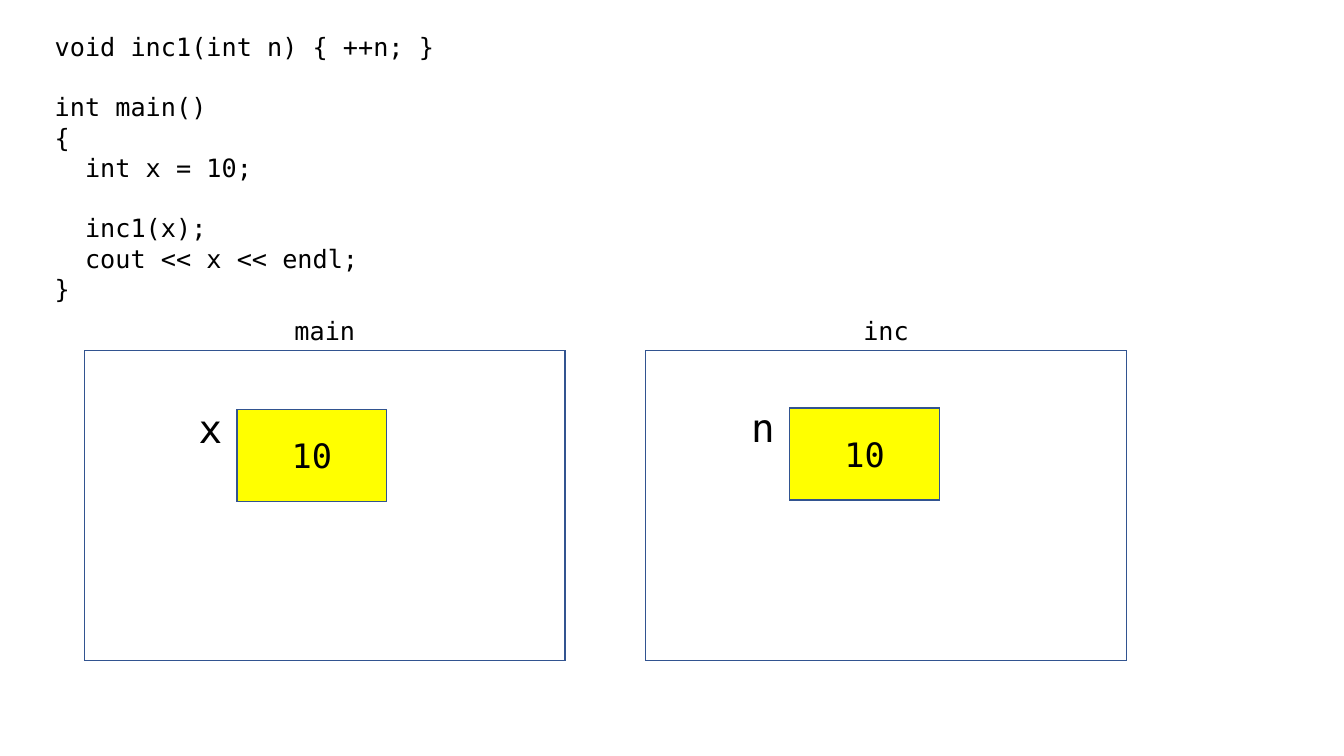
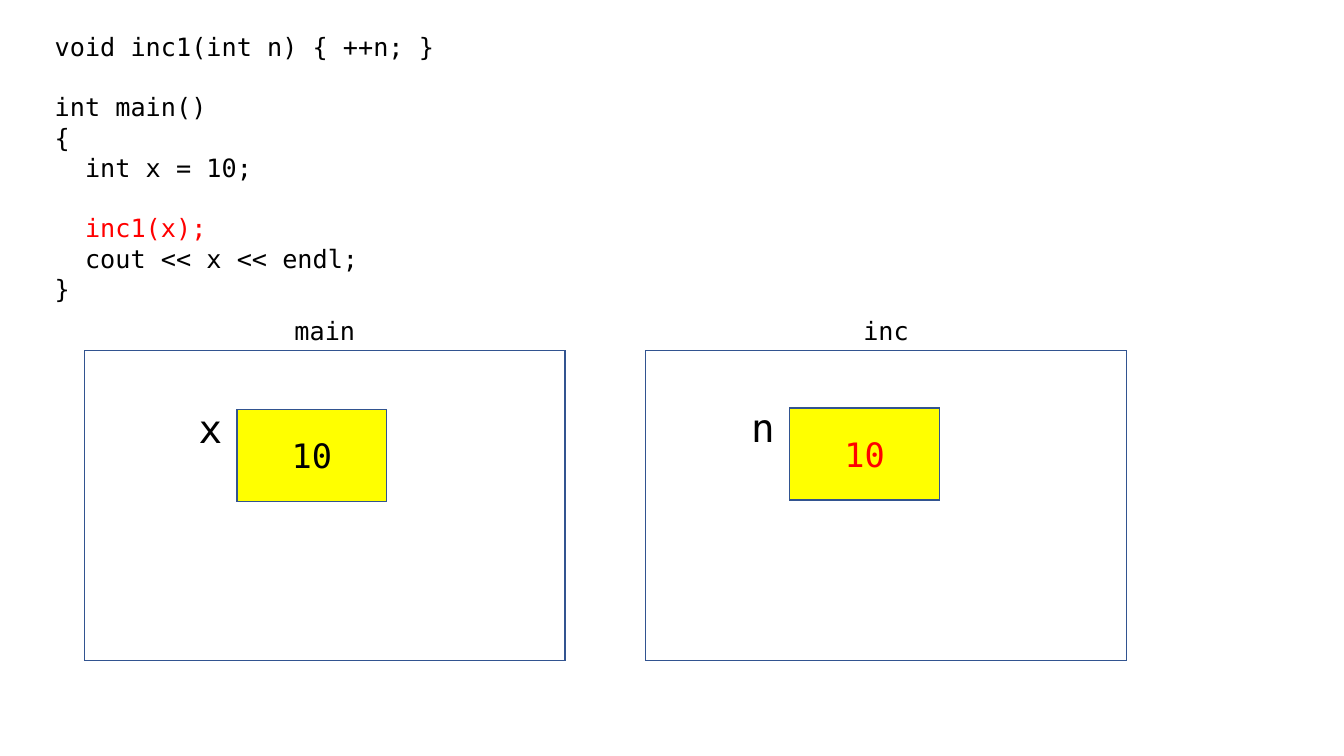
Before and after one commit to yoondev-classroom/cpp_221114, a slide deck: slide 5 of 221114.pptx. Drawn at 1344x756 pixels with LibreOffice and Linux fonts; fonts in the diff are those of the drawing. Boxes give left, top, right and bottom in pixels: in the first picture for what was removed or moved away, otherwise in the second. Text is boxed around its words. In the diff, an @@ line names an element or a change of style, - is before the commit and + after.

```diff
--- a/221114.pptx
+++ b/221114.pptx
@@ text at (x1=85, y1=218, x2=206, y2=241): text colour #000000 to #FF0000 in "inc1(x);" @@
@@ rectangle "10" at (x1=789, y1=408, x2=940, y2=500): text colour #000000 to #FF0000 @@
```
Also in this commit, not shown: 2 other slides changed, 5 slides added, 1 other file.
